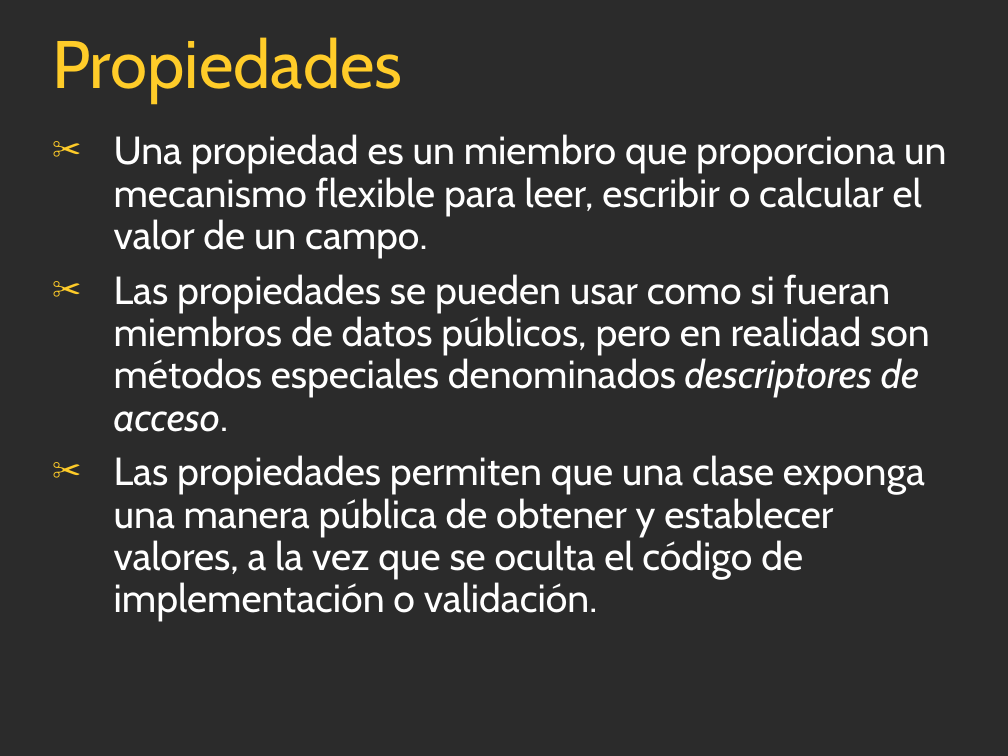
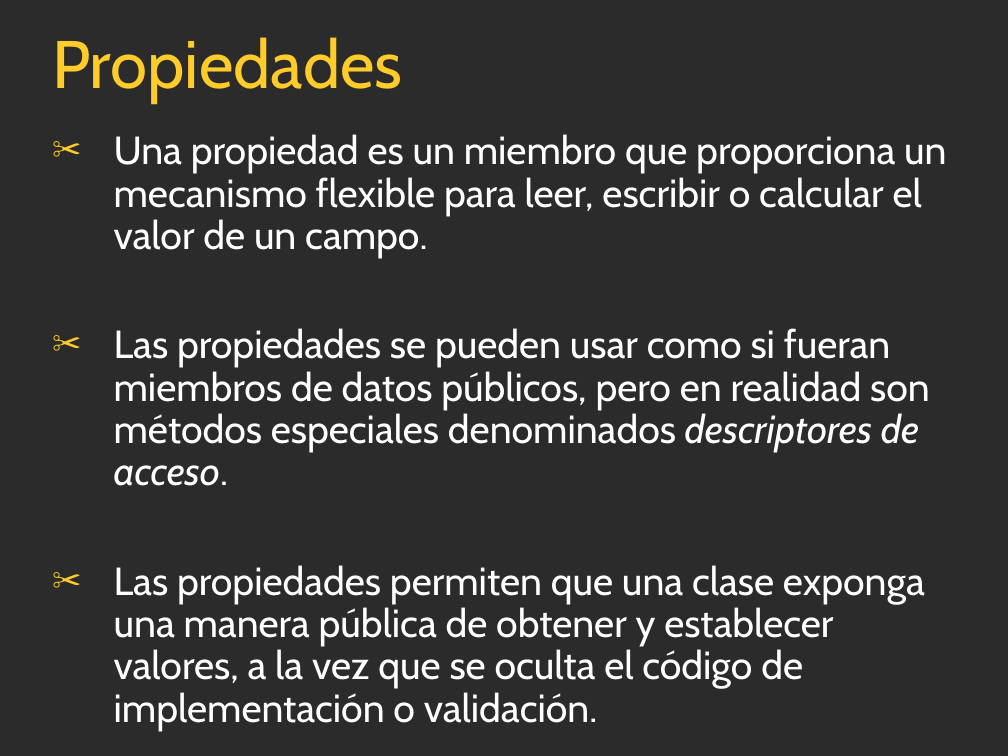
Before and after one commit to FedeDavila1984/utn_prog_y_lab_II, a slide deck: slide 6 of PPTs/ProgramacionII_Clase_08-2017.ppt. Drawn at 1008x756 pixels with LibreOffice and Linux fonts; fonts in the diff are those of the drawing; background and template pictures are left out; a plain dark background stands for a picture behind light text. Boxes give left, top, right and bottom in pixels: in the first picture for what was removed or moved away, otherwise in the second. Text is boxed around its words. In the diff, an @@ line names an element or a change of style, - is before the commit and + after.

```diff
--- a/PPTs/ProgramacionII_Clase_08-2017.ppt
+++ b/PPTs/ProgramacionII_Clase_08-2017.ppt
@@ text "Una propiedad es un miembro ..." rewrapped from box(114, 134, 946, 622) to box(114, 134, 946, 731) @@
```
Also in this commit, not shown: 53 other files.
